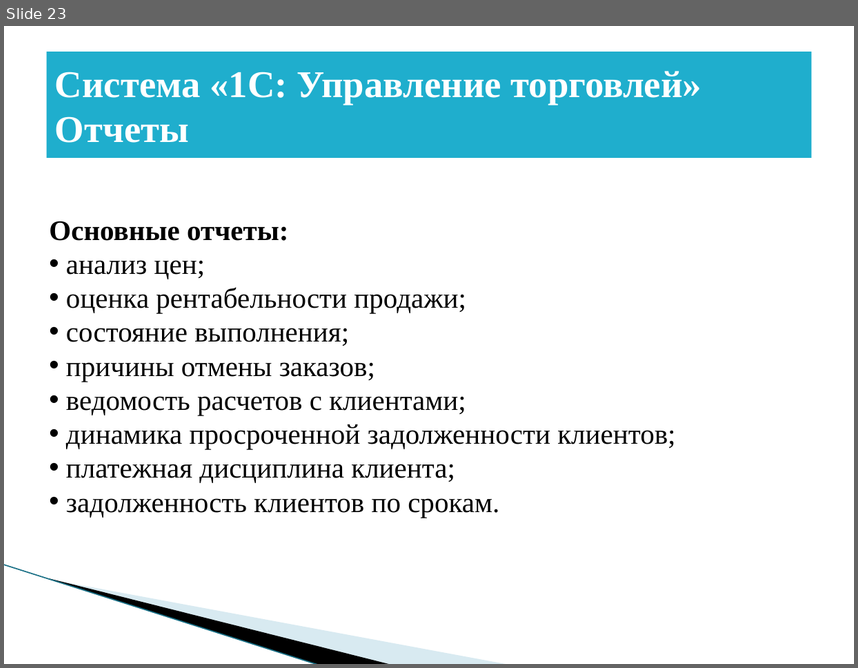
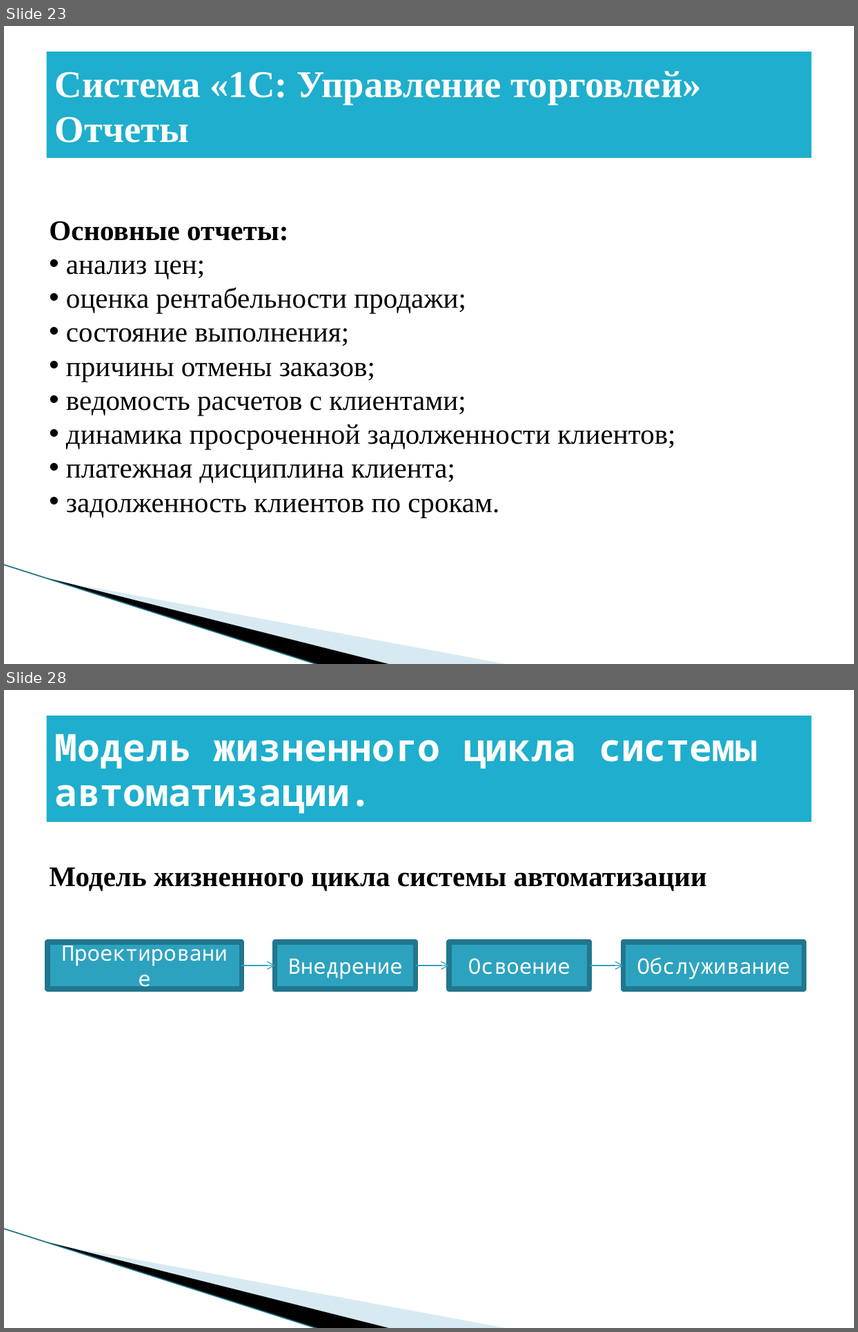
Before and after one commit to BadMax-Kirov/VKR, a slide deck: Выпускная квалификационная работа.pptx. Shown one above the other, each under a label of ours: slide 23 before the commit, slides 23 and 28 after it; the slides between them are not shown. The pictures are 858x668 and 858x1332 pixels, drawn with LibreOffice and Linux fonts; fonts in the diff are those of the drawing; background and template pictures are left out. Boxes give left, top, right and bottom in pixels: in the first picture for what was removed or moved away, otherwise in the second. Text is boxed around its words. In the diff, an @@ line names an element or a change of style, - is before the commit and + after.

```diff
--- a/Выпускная квалификационная работа.pptx
+++ b/Выпускная квалификационная работа.pptx
@@ slide 28 added at [4,690,854,1328], background #FFFFFF; not listed: 3 template elements that a slide beside it also shows @@
@@ title added at [47,716,811,822], fill #1FAECD, 32 pt, text #FFFFFF, bold @@
+Модель жизненного цикла системы автоматизации.
@@ text added at [49,867,707,891], 24 pt, text #000000, bold @@
+Модель жизненного цикла системы автоматизации
@@ rectangle added at [47,942,241,988], fill #2DA2BF, outline #21788D 4.33 pt, 18 pt, text #FFFFFF @@
+Проектирование
@@ rectangle added at [275,942,415,988], fill #2DA2BF, outline #21788D 4.33 pt, 18 pt, text #FFFFFF @@
+Внедрение
@@ rectangle added at [450,942,590,988], fill #2DA2BF, outline #21788D 4.33 pt, 18 pt, text #FFFFFF @@
+Освоение
@@ rectangle added at [623,942,804,988], fill #2DA2BF, outline #21788D 4.33 pt, 18 pt, text #FFFFFF @@
+Обслуживание
@@ arrow added from (242, 965) to (275, 965), #2DA2BF 0.75 pt @@
@@ arrow added from (415, 965) to (450, 965), #2DA2BF 0.75 pt @@
@@ arrow added from (590, 965) to (623, 965), #2DA2BF 0.75 pt @@
```
Also in this commit, not shown: 5 slides changed, 5 other slides added, 1 other file.
